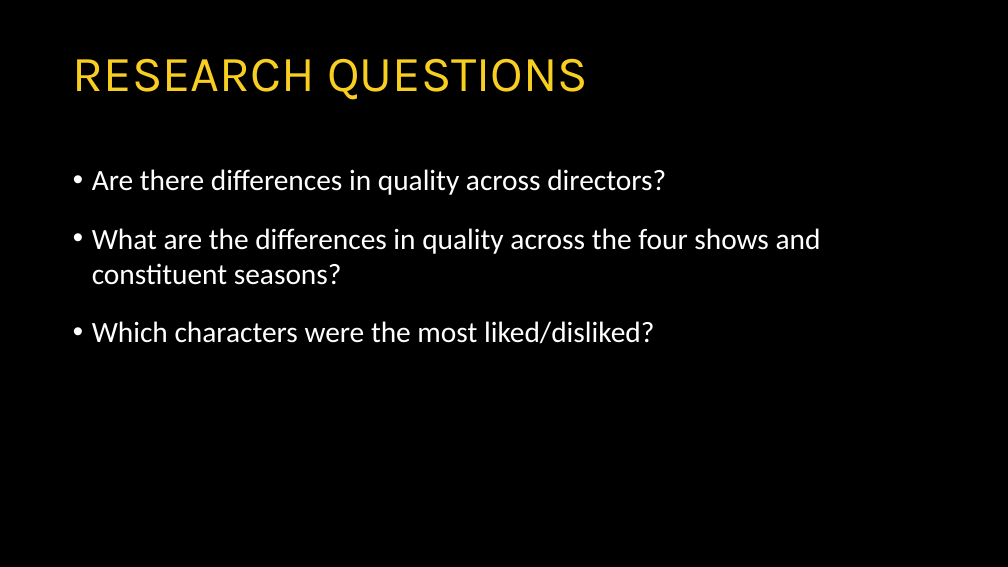
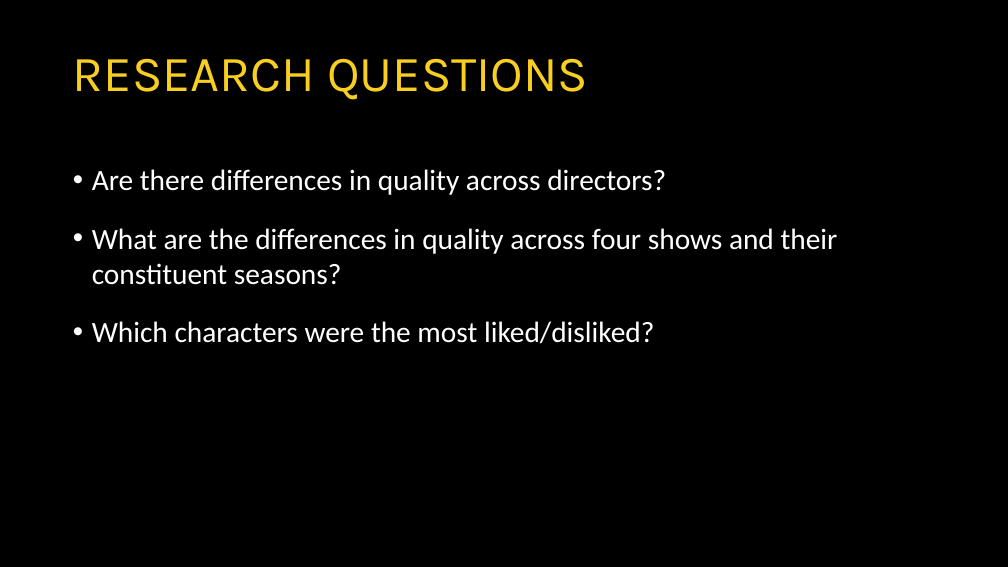
Before and after one commit to satvikk/StarTrek_StatsFinalProject, a slide deck: slide 2 of presentation/satvikkishoew_finalproj.pptx (slide 3 before the commit). Drawn at 1008x567 pixels with LibreOffice and Linux fonts; fonts in the diff are those of the drawing. Boxes give left, top, right and bottom in pixels: in the first picture for what was removed or moved away, otherwise in the second. Text is boxed around its words. In the diff, an @@ line names an element or a change of style, - is before the commit and + after.

```diff
--- a/presentation/satvikkishoew_finalproj.pptx
+++ b/presentation/satvikkishoew_finalproj.pptx
@@ text at (92, 228, 838, 285): text changed @@
-• What are the differences in quality across the four shows and constituent seasons?
+• What are the differences in quality across four shows and their constituent seasons?
```
Also in this commit, not shown: 1 other slide changed, 4 other files.
